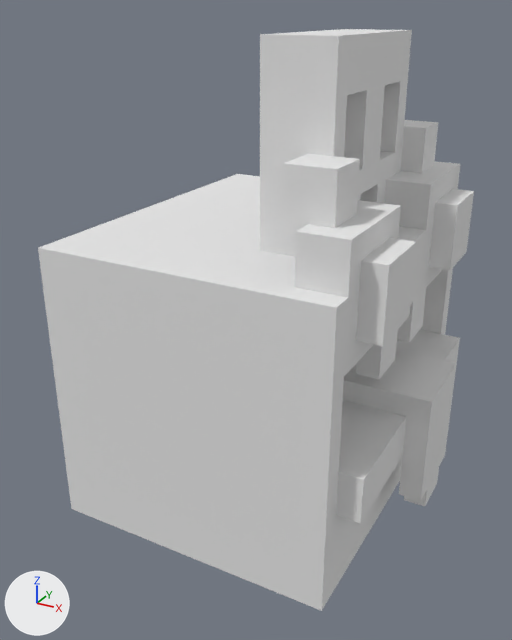
A saved change to the OBJ model Assets/Models/tseries_beast.obj.
Camera for both pictures: a 50 mm lens placed at (13.4, -27.8, 21.8), pointed at (-1.0, -1.5, 8.7). The lights are fixed; the arrows at lower left show +X, +Y and +Z. Where no turn or scale is listed for an object, it has been applied to the vertices. Vertices at the same position are counted once.

The older version as bpy lines, for what is in view:
```python
me_tseries_beast = bpy.data.meshes.new('tseries_beast')
me_tseries_beast.from_pydata(...)  # 156 vertices, 316 faces; spans x -7.5..7.5, y -8.0..8.0, z 0.0..21.0
me_tseries_beast.materials.append(mat_palette)  # white #e7e7e7
ob_tseries_beast = bpy.data.objects.new('tseries_beast', me_tseries_beast)
ob_tseries_beast.location = (0.0, 0.0, 0.0)
```
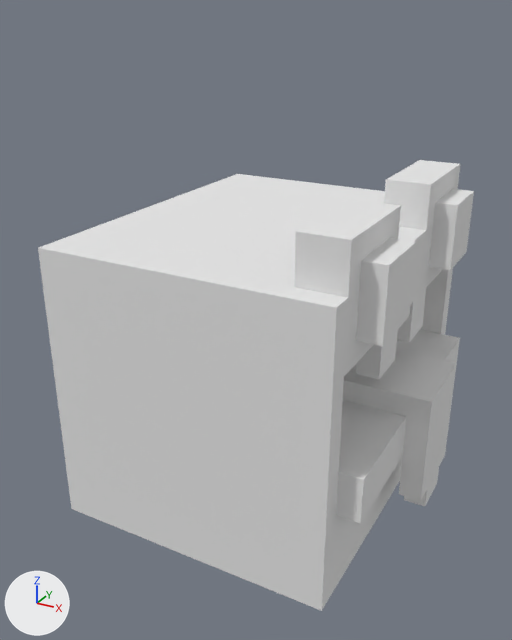
Commit message: update beast

What the commit changed:
me_tseries_beast is used by ob_tseries_beast; location (0.0, 0.0, 0.0).
me_tseries_beast had 156 vertices, 316 faces and spanned x -7.5..7.5, y -8.0..8.0, z 0.0..21.0.
me_tseries_beast now has 100 vertices, 196 faces and spans x -7.5..7.5, y -8.0..8.0, z 0.0..15.0.
Part 1, on me_tseries_beast:
56 vertices are removed from x 0.5..4.5, y -6.0..6.0, z 13.0..21.0.
133 faces are deleted.
13 new faces join them.

Changed parts and their boxes (x1, y1, x2, y2) in the pictures (512 x 640 px):
'tseries_beast', reshaped (22% shorter)
    before: (38, 29, 474, 611)
    after: (38, 160, 474, 611)
part 1 of me_tseries_beast, cut back
    before: (39, 29, 460, 287)
    after: (39, 160, 460, 287)
